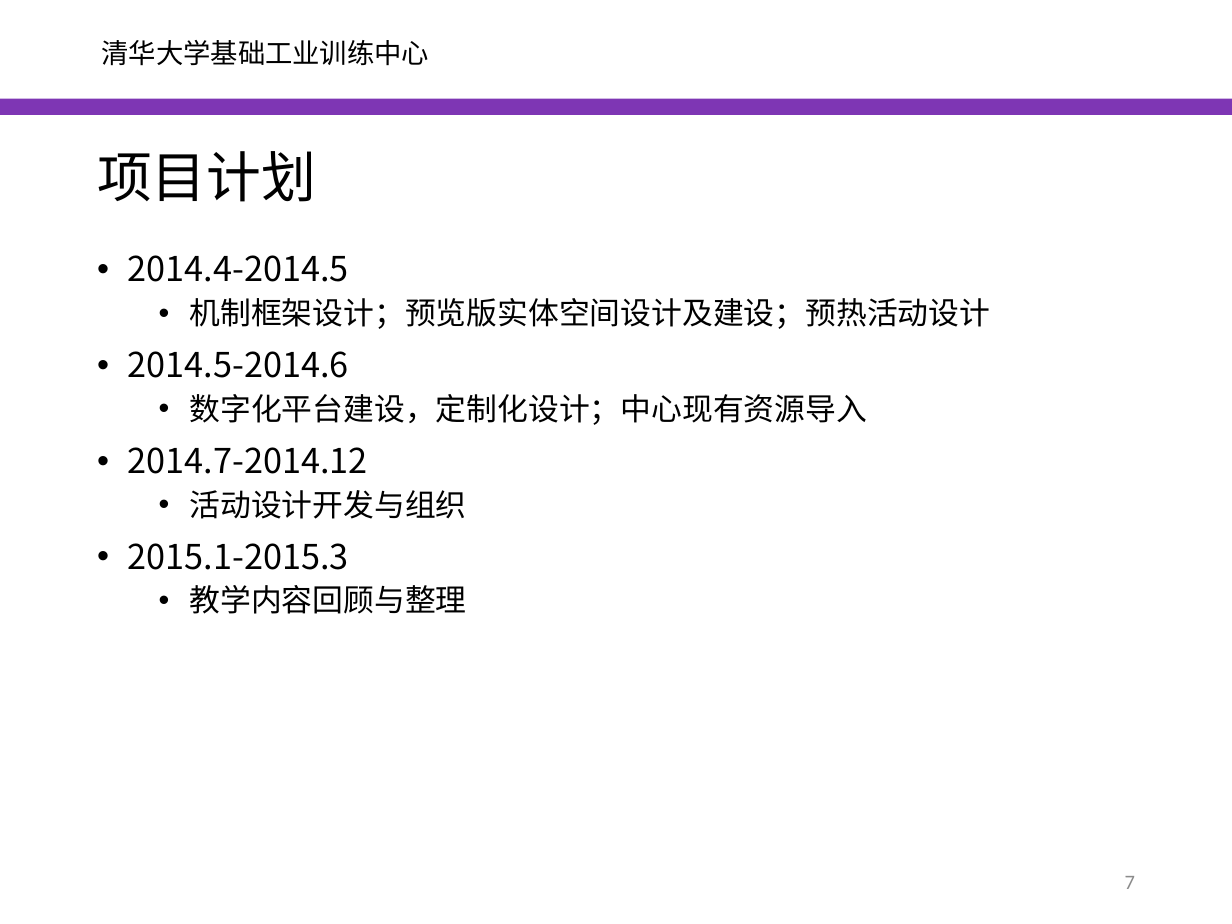
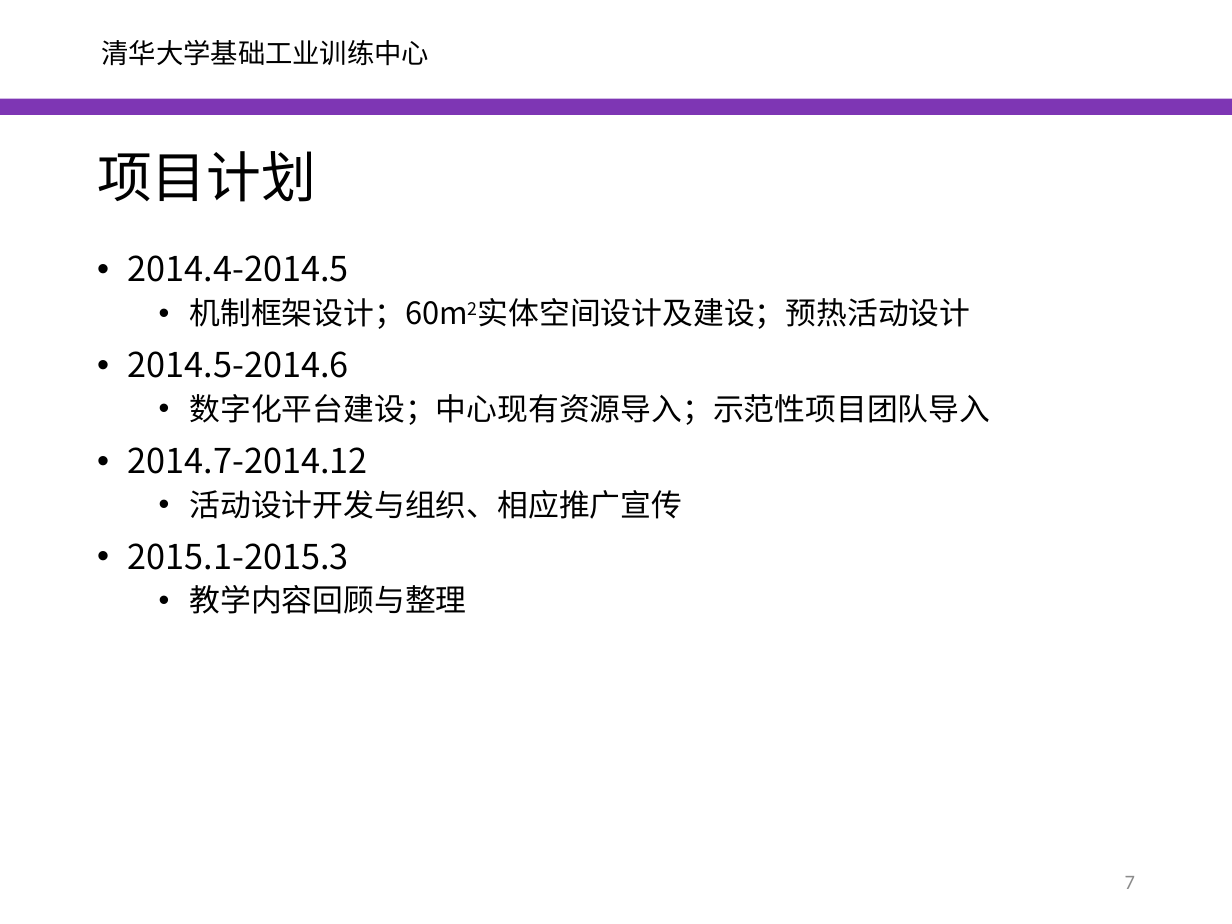
Before and after one commit to woodyme/i.center_my_workzone, a slide deck: slide 7 of 训练中心创客交叉融合空间建设/doc/创客融合空间平台建设项目.pptx. Drawn at 1232x924 pixels with LibreOffice and Linux fonts; fonts in the diff are those of the drawing; background and template pictures are left out. Boxes give left, top, right and bottom in pixels: in the first picture for what was removed or moved away, otherwise in the second. Text is boxed around its words. In the diff, an @@ line names an element or a change of style, - is before the commit and + after.

Commit message:
update slides

```diff
--- a/训练中心创客交叉融合空间建设/doc/创客融合空间平台建设项目.pptx
+++ b/训练中心创客交叉融合空间建设/doc/创客融合空间平台建设项目.pptx
@@ text at (189,298,971,329): text changed @@
-  • 机制框架设计；预览版实体空间设计及建设；预热活动设计
+  • 机制框架设计；60m2实体空间设计及建设；预热活动设计
@@ text at (189,394,990,425): text changed @@
-  • 数字化平台建设，定制化设计；中心现有资源导入
+  • 数字化平台建设；中心现有资源导入；示范性项目团队导入
@@ text at (189,490,682,519): text changed @@
-  • 活动设计开发与组织
+  • 活动设计开发与组织、相应推广宣传
```
Also in this commit, not shown: 1 other slide changed.
